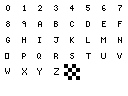
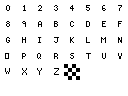
Layered file, before and after one edit (128x96). Changes by layer:
painted on "character_tiles.png" over (101, 38, 122, 59)
